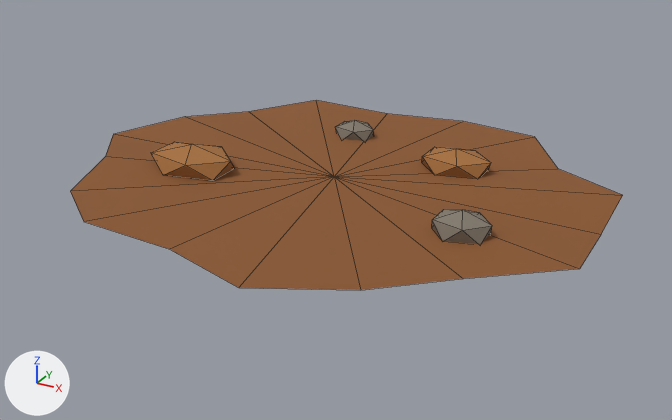
An edit to the glTF model src/game/models/treasure/filled-earth.glb, drawn before and after from the same camera.
Rendered twice from a camera (50 mm lens) standing at (0.519, -0.939, 0.447) and looking at (0.012, -0.017, -0.014). The axes (+X, +Y, +Z) are drawn at lower left. The lights are the same throughout. The first picture is the older version. Mesh edges are drawn as thin lines. Where no turn or scale is listed for an object, it has been applied to the vertices. Vertices at exactly the same position are counted once.

The first picture shows 'Disturbed filled earth', 'Filled earth surface detail 1', 'Filled earth surface detail 2', 'Filled earth surface detail 3', 'Filled earth surface detail 4'.
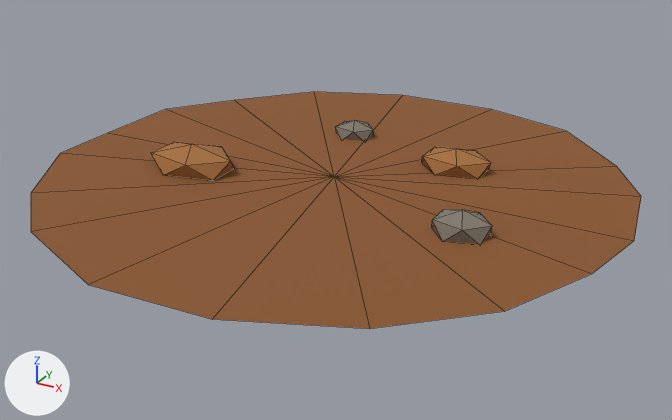
The edits, one by one:
me_settled_filled_earth_mesh is used by ob_disturbed_filled_earth; location (0.0, 0.0, 0.0).
me_settled_filled_earth_mesh had 19 vertices, 18 faces and spanned x -0.355..0.335, y -0.297..0.284, z 0.018..0.026.
me_settled_filled_earth_mesh now has 19 vertices, 18 faces and spans x -0.365..0.365, y -0.358..0.358, z 0.018..0.026.
Part 1, on me_settled_filled_earth_mesh:
Vertex 1 of me_settled_filled_earth_mesh moves from (0.33, 0.0, 0.018) at pixel (601, 234) to (0.365, 0.0, 0.018) at pixel (634, 240).
Vertex 2 of me_settled_filled_earth_mesh moves from (0.328, 0.103, 0.026) at pixel (622, 195) to (0.348, 0.109, 0.026) at pixel (641, 196).
Vertex 3 of me_settled_filled_earth_mesh moves from (0.233, 0.168, 0.019) at pixel (558, 168) to (0.296, 0.214, 0.019) at pixel (616, 166).
Vertex 4 of me_settled_filled_earth_mesh moves from (0.173, 0.258, 0.024) at pixel (534, 136) to (0.203, 0.303, 0.024) at pixel (566, 130).
Vertex 5 of me_settled_filled_earth_mesh moves from (0.058, 0.284, 0.021) at pixel (463, 121) to (0.073, 0.358, 0.021) at pixel (491, 109).
Vertex 6 of me_settled_filled_earth_mesh moves from (-0.053, 0.26, 0.022) at pixel (387, 113) to (-0.073, 0.358, 0.022) at pixel (402, 95).
Vertex 7 of me_settled_filled_earth_mesh moves from (-0.178, 0.265, 0.023) at pixel (316, 100) to (-0.203, 0.303, 0.023) at pixel (314, 91).
Vertex 8 of me_settled_filled_earth_mesh moves from (-0.244, 0.176, 0.02) at pixel (248, 111) to (-0.296, 0.214, 0.02) at pixel (234, 100).
Vertex 9 of me_settled_filled_earth_mesh moves from (-0.301, 0.094, 0.025) at pixel (184, 116) to (-0.348, 0.109, 0.025) at pixel (165, 109).
Vertex 10 of me_settled_filled_earth_mesh moves from (-0.355, 0.0, 0.018) at pixel (113, 134) to (-0.365, 0.0, 0.018) at pixel (107, 133).
Vertex 11 of me_settled_filled_earth_mesh moves from (-0.288, -0.09, 0.026) at pixel (105, 156) to (-0.348, -0.109, 0.026) at pixel (60, 153).
Vertex 12 of me_settled_filled_earth_mesh moves from (-0.258, -0.186, 0.018) at pixel (70, 191) to (-0.296, -0.214, 0.018) at pixel (30, 193).
Vertex 13 of me_settled_filled_earth_mesh moves from (-0.172, -0.256, 0.025) at pixel (83, 221) to (-0.203, -0.303, 0.025) at pixel (30, 231).
Vertex 14 of me_settled_filled_earth_mesh moves from (-0.053, -0.258, 0.02) at pixel (169, 249) to (-0.073, -0.358, 0.02) at pixel (88, 284).
Vertex 15 of me_settled_filled_earth_mesh moves from (0.061, -0.297, 0.023) at pixel (238, 287) to (0.073, -0.358, 0.023) at pixel (212, 319).
Vertex 16 of me_settled_filled_earth_mesh moves from (0.164, -0.244, 0.022) at pixel (360, 290) to (0.203, -0.303, 0.022) at pixel (369, 328).
Vertex 17 of me_settled_filled_earth_mesh moves from (0.239, -0.173, 0.021) at pixel (463, 278) to (0.296, -0.214, 0.021) at pixel (504, 311).
Vertex 18 of me_settled_filled_earth_mesh moves from (0.335, -0.105, 0.025) at pixel (579, 268) to (0.348, -0.109, 0.025) at pixel (592, 273).

Where the change shows, as pixel boxes [x1, y1, x2, y2] in the pictures (672 x 420 px):
'Disturbed filled earth', reshaped (10% wider, 25% taller): before [70, 100, 623, 290]; after [31, 92, 641, 329]
